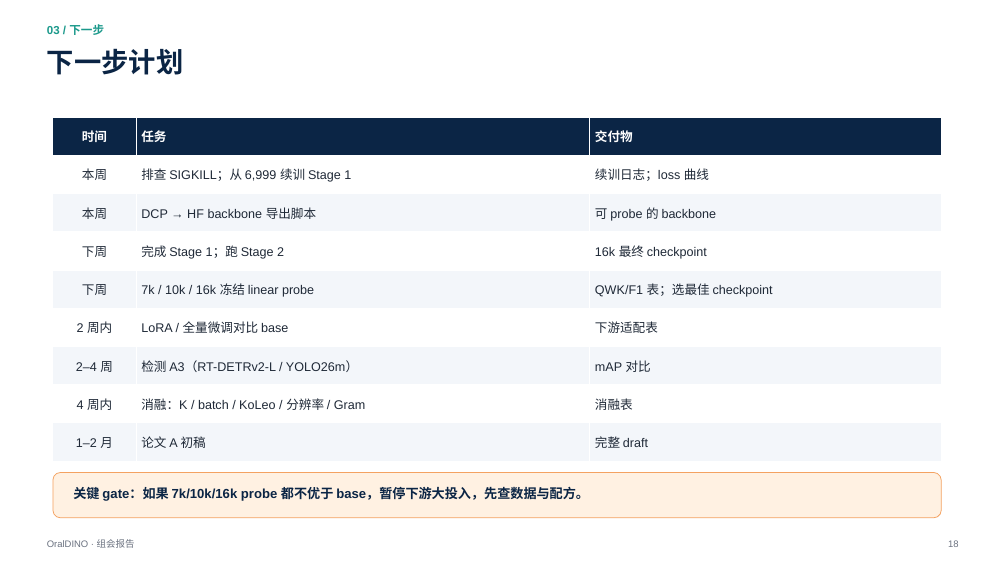
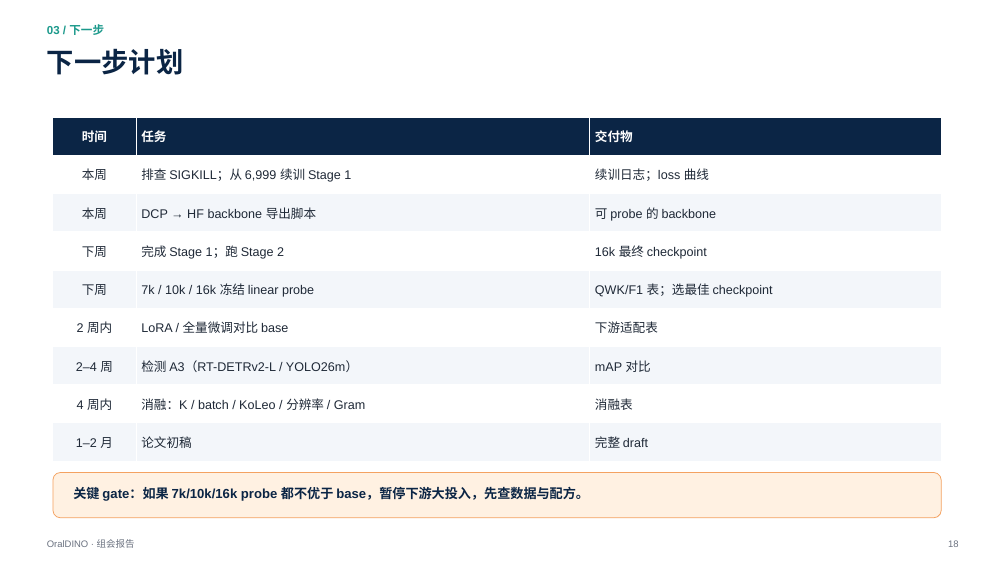
Before and after one commit to XiaoHG/MRG-05-Tooth-Seg, a slide deck: slide 18 of group-meeting/20261111/OralDINO_group_meeting_20261111.pptx. Drawn at 1008x567 pixels with LibreOffice and Linux fonts; fonts in the diff are those of the drawing. Boxes give left, top, right and bottom in pixels: in the first picture for what was removed or moved away, otherwise in the second. Text is boxed around its words. In the diff, an @@ line names an element or a change of style, - is before the commit and + after.

```diff
--- a/group-meeting/20261111/OralDINO_group_meeting_20261111.pptx
+++ b/group-meeting/20261111/OralDINO_group_meeting_20261111.pptx
@@ table at [53, 117, 941, 461] @@
-row 9, column 2: 论文 A 初稿
+row 9, column 2: 论文初稿
```
Also in this commit, not shown: 6 other slides changed, 1 other file.
